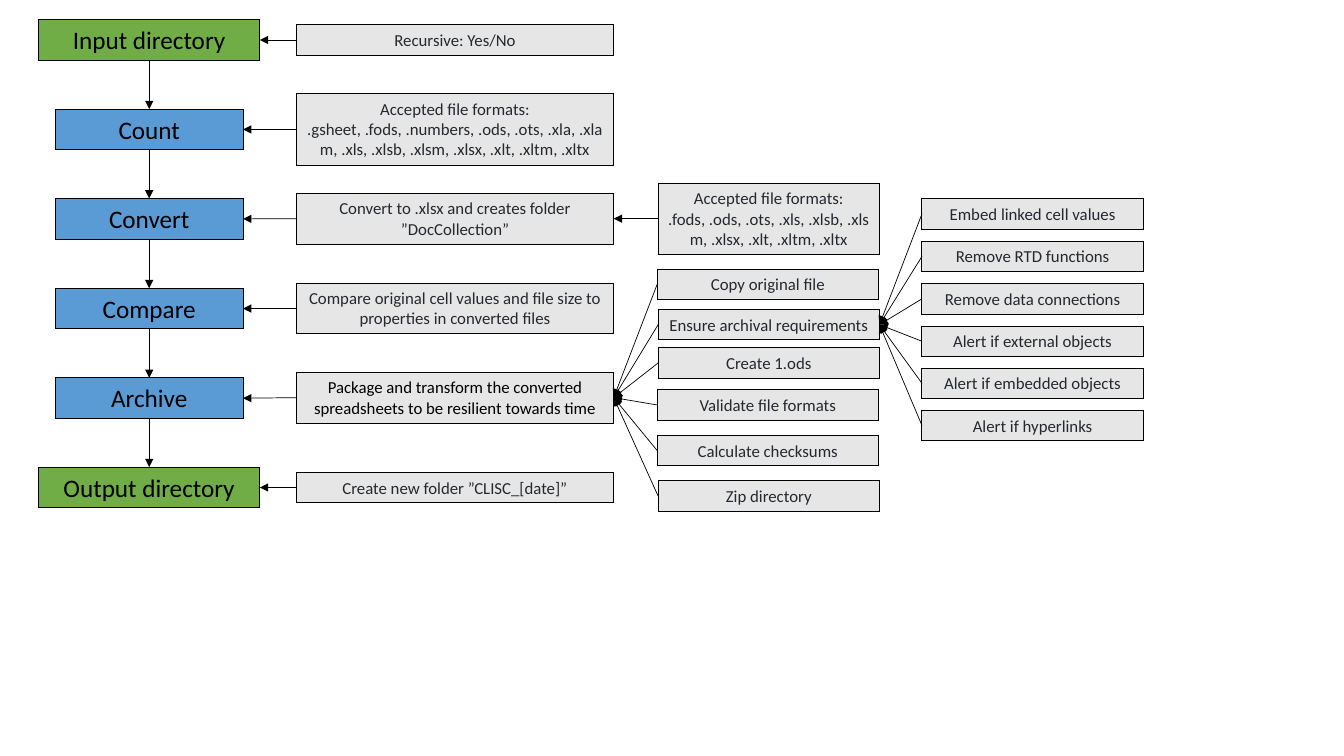
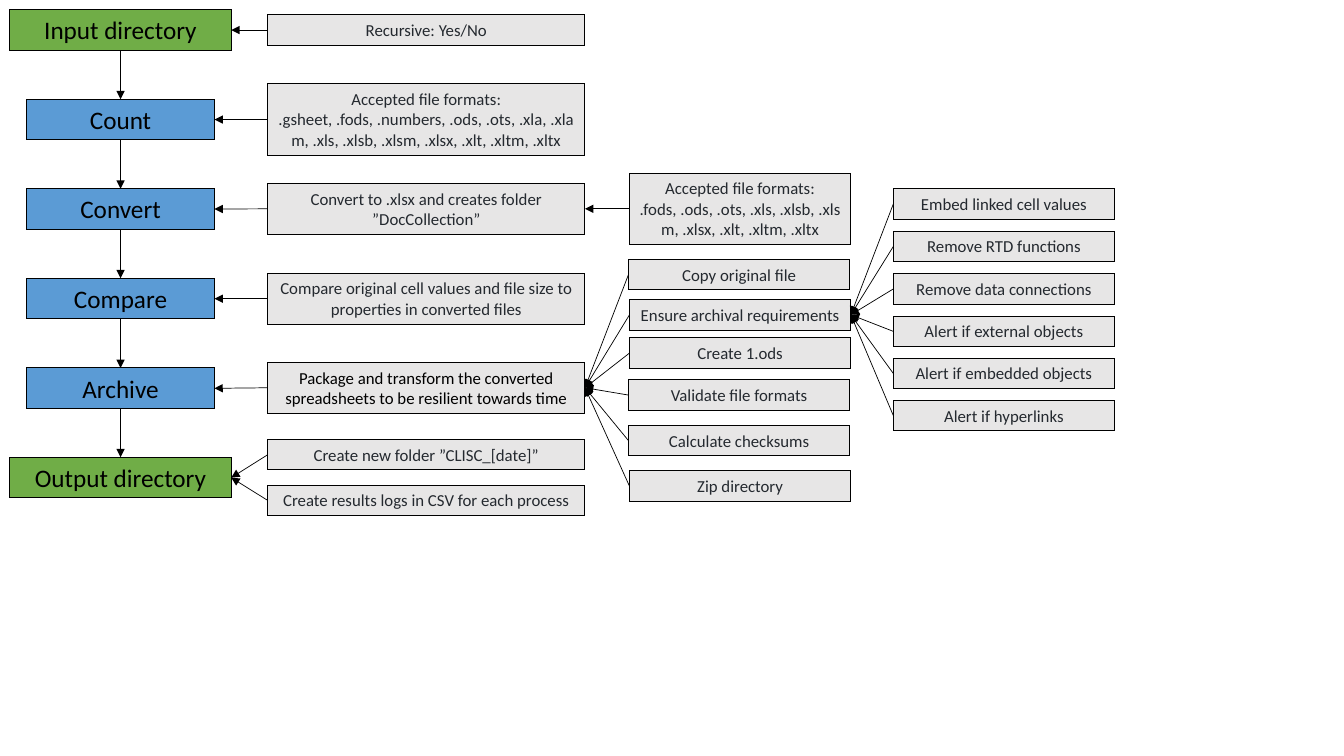
Before and after one commit to Asbjoedt/CLISC, a slide deck: slide 1 of Docs/Overview of CLISC.pptx. Drawn at 1344x756 pixels with LibreOffice and Linux fonts; fonts in the diff are those of the drawing. Boxes give left, top, right and bottom in pixels: in the first picture for what was removed or moved away, otherwise in the second. Text is boxed around its words. In the diff, an @@ line names an element or a change of style, - is before the commit and + after.

```diff
--- a/Docs/Overview of CLISC.pptx
+++ b/Docs/Overview of CLISC.pptx
@@ 24 rectangles, 23 arrows: place and size @@
-24 rectangles, 23 arrows at box(38, 19, 1144, 511)
+24 rectangles, 23 arrows at box(10, 10, 1115, 501)
@@ rectangle "Create new folder ”CLISC_[date]”": place and size @@
-rectangle "Create new folder ”CLISC_[date]”" at box(296, 473, 614, 503)
+rectangle "Create new folder ”CLISC_[date]”" at box(268, 440, 586, 470)
@@ arrow moved from (296, 488) - (260, 488) to (268, 455) - (231, 478) @@
@@ arrow added from (268, 501) to (231, 478), #000000 0.5 pt @@
@@ rectangle added at box(268, 485, 586, 515), fill #E7E6E6, outline #000000 0.75 pt, 12 pt, text #24292F @@
+Create results logs in CSV for each process
```
Also in this commit, not shown: 1 other file.
